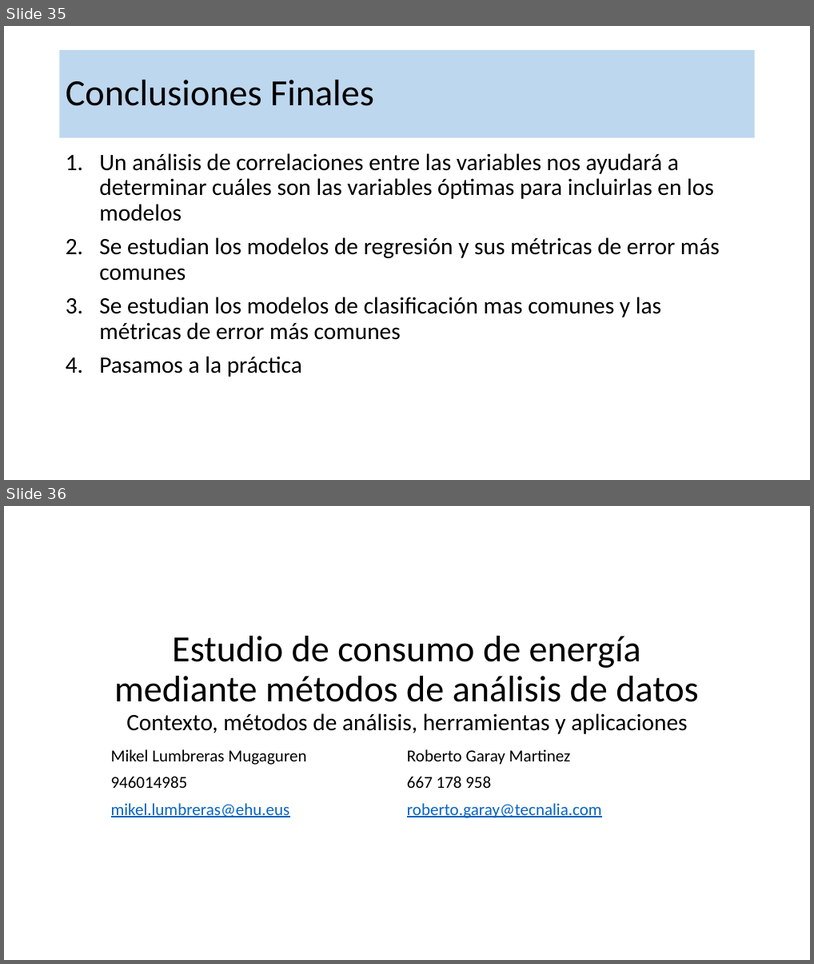
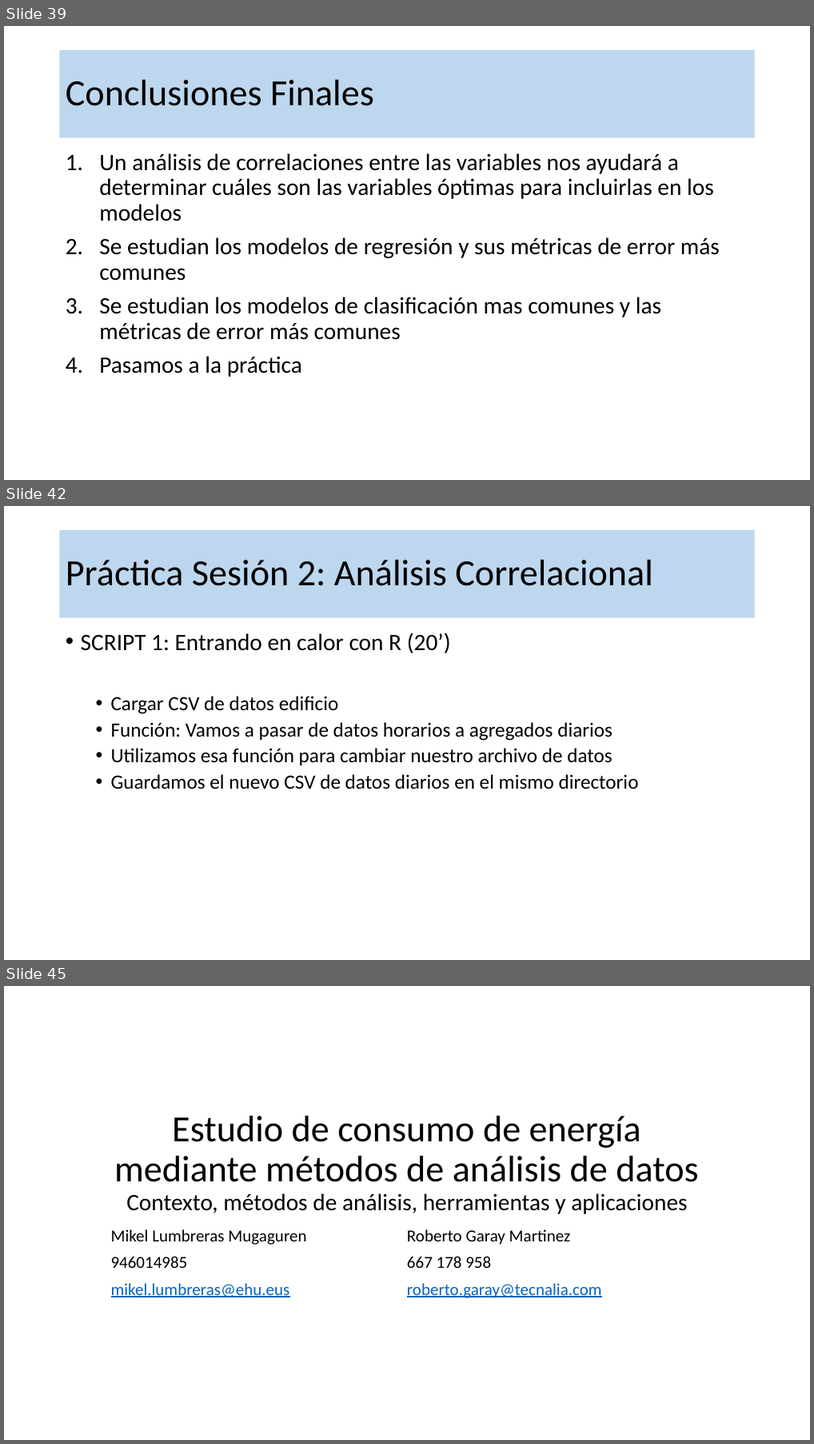
Before and after one commit to robgaray/EESIA_Analisis_Consumo_2021_Publico, a slide deck: 1_Presentaciones/Sesion_2_Teoria.pptx. Shown one above the other, each under a label of ours: slides 35 and 36 before the commit, slides 39, 42 and 45 after it; the slides between them are not shown. The pictures are 814x964 and 814x1444 pixels, drawn with LibreOffice and Linux fonts; fonts in the diff are those of the drawing; background and template pictures are left out. Boxes give left, top, right and bottom in pixels: in the first picture for what was removed or moved away, otherwise in the second. Text is boxed around its words. In the diff, an @@ line names an element or a change of style, - is before the commit and + after.

```diff
--- a/1_Presentaciones/Sesion_2_Teoria.pptx
+++ b/1_Presentaciones/Sesion_2_Teoria.pptx
@@ slide 42 added at (4,506,810,960), background #FFFFFF @@
@@ title added at (60,530,755,618), fill #BDD7EE, 44 pt, text #000000 @@
+Práctica Sesión 2: Análisis Correlacional
@@ text added at (81,632,639,789), 24 pt, text #000000 @@
+• SCRIPT 1: Entrando en calor con R (20’)
+  • Cargar CSV de datos edificio
+  • Función: Vamos a pasar de datos horarios a agregados diarios
+  • Utilizamos esa función para cambiar nuestro archivo de datos
+  • Guardamos el nuevo CSV de datos diarios en el mismo directorio
@@ what was slide 35 is now slide 39 @@
@@ what was slide 36 is now slide 45 @@
```
Also in this commit, not shown: 1 slide changed, 8 other slides added, 1 other file.
